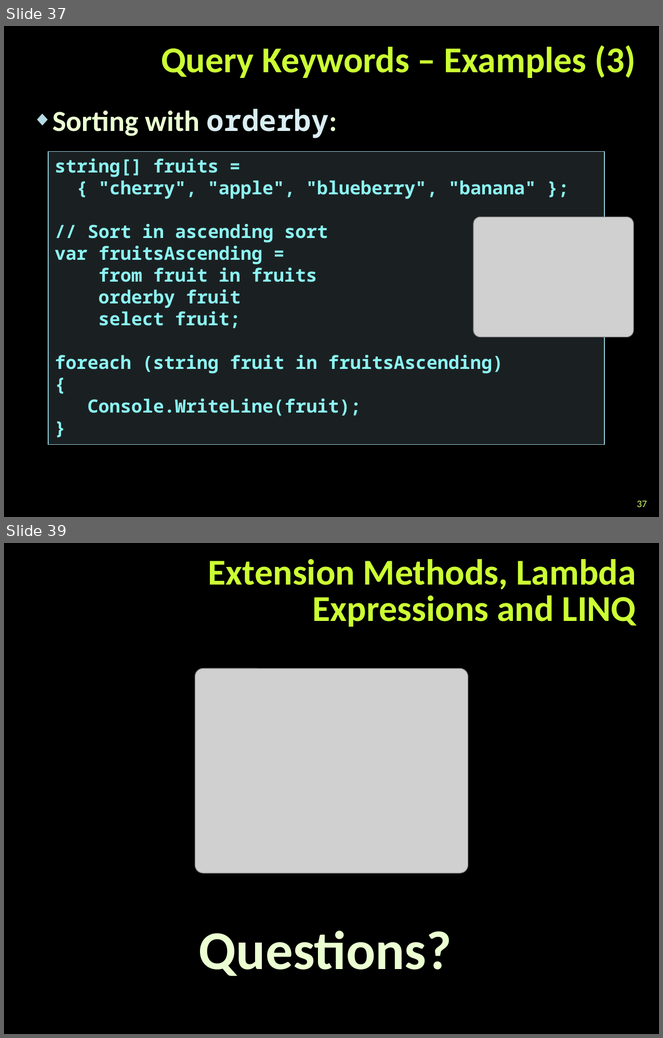
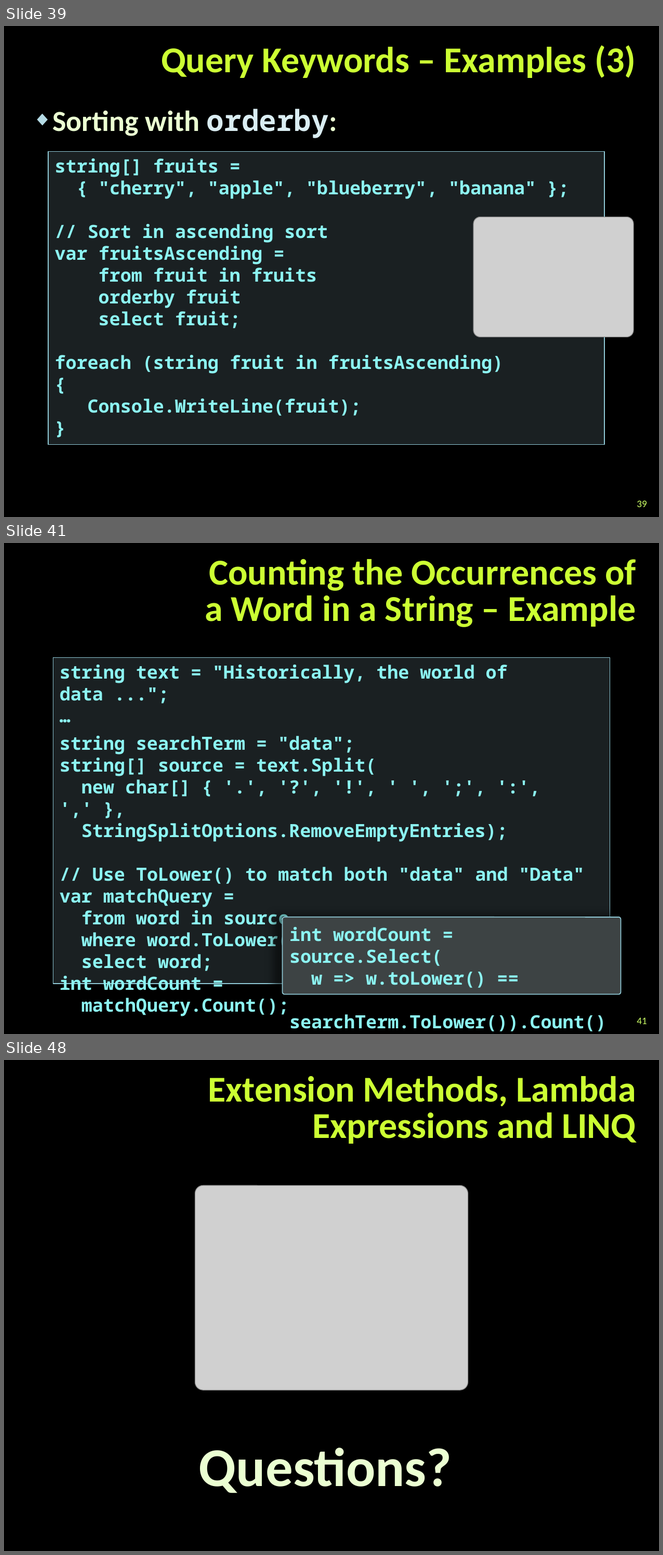
Before and after one commit to NikolayGenov/TelerikAcademy, a slide deck: OOP/Lectures/Extension-Methods-Delegates-Lambda-LINQ.pptx. Shown one above the other, each under a label of ours: slides 37 and 39 before the commit, slides 39, 41 and 48 after it; the slides between them are not shown. The pictures are 663x1038 and 663x1555 pixels, drawn with LibreOffice and Linux fonts; fonts in the diff are those of the drawing; grey boxes stand for pictures; background and template pictures are left out. Boxes give left, top, right and bottom in pixels: in the first picture for what was removed or moved away, otherwise in the second. Text is boxed around its words. In the diff, an @@ line names an element or a change of style, - is before the commit and + after.

```diff
--- a/OOP/Lectures/Extension-Methods-Delegates-Lambda-LINQ.pptx
+++ b/OOP/Lectures/Extension-Methods-Delegates-Lambda-LINQ.pptx
@@ slide 41 added at (4, 543, 659, 1034), background picture (left out) @@
@@ title added at (205, 559, 636, 627), 40 pt, text #CCFF33, bold @@
+Counting the Occurrences of a Word in a String – Example
@@ rectangle added at (53, 657, 610, 984), fill #B5DBE5 at 15% opacity, outline #90CAD7 1 pt, 20 pt, text #8CF4F2, bold @@
+string text = "Historically, the world of data ...";
+…
+string searchTerm = "data";
+string[] source = text.Split(
+new char[] { '.', '?', '!', ' ', ';', ':', ',' },
+StringSplitOptions.RemoveEmptyEntries);
+// Use ToLower() to match both "data" and "Data"
+var matchQuery =
+from word in source
+where word.ToLower() == searchTerm.ToLower()
+select word;
+int wordCount =
+matchQuery.Count();
@@ rounded rectangle added at (283, 917, 621, 994), fill #3D4344, outline #90CAD7 1 pt, 20 pt, text #8CF4F2, bold @@
+int wordCount = source.Select(
+w => w.toLower() ==
+searchTerm.ToLower()).Count();
@@ page number added at (637, 1018, 647, 1025), 11 pt, text #CCFF66 @@
+41
@@ what was slide 37 is now slide 39 @@
@@ page number at (637, 501, 647, 508): text changed @@
-37
+39
@@ what was slide 39 is now slide 48 @@
```
Also in this commit, not shown: 2 slides changed, 9 other slides added, 11 other files.
